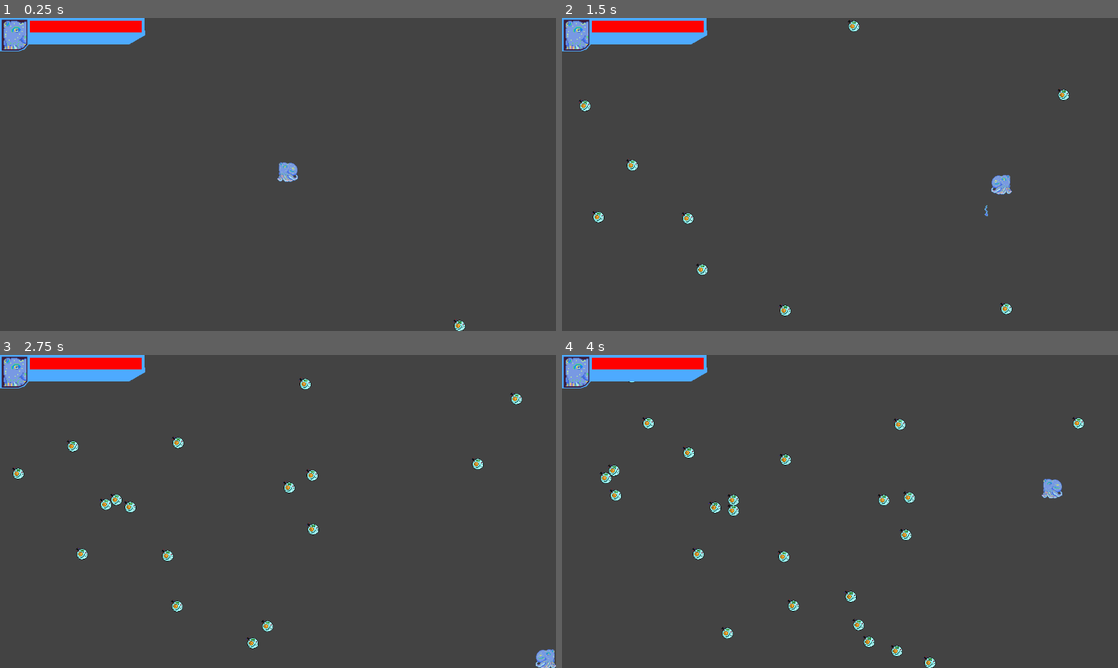
Above: before the commit, frames 1-4 (two rows, left to right).
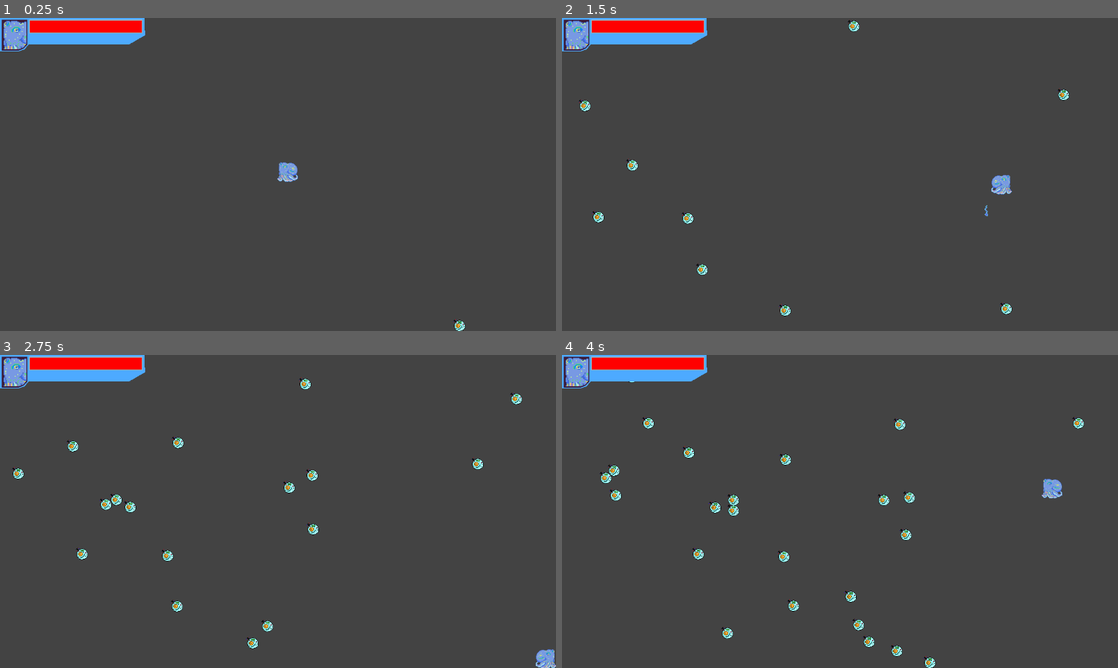
Above: after the commit, the same moments.

Repository: Igonorant/perfect-form
Game: Godot game, scene res://arenas/arena.tscn
Same seed, same stepped clock (60 frames per second), same inputs: the game is played once before the commit and once after it.
Inputs:
- Up to frame 1 (0.25 s): no input
- Up to frame 2 (1.5 s): hold Right (move_right) 0.53-1.28 s; tap E (atk_e) at 0.6 s; hold Down (move_down) from 1.28 s (still down); tap Q (atk_q) at 1.35 s
- Up to frame 3 (2.75 s): release Down (move_down) at 2.03 s; hold Right (move_right) from 2.03 s (still down); tap R (atk_r) at 2.1 s
- Up to frame 4 (4 s): release Right (move_right) at 2.78 s; hold Up (move_up) 2.78-3.53 s; tap W (atk_w) at 2.85 s; hold Left (move_left) from 3.53 s (still down); tap E (atk_e) at 3.6 s

The runs differ from the first frame. In frame 1, 0.2% of the frame differs, in the area x 5-26%, y 0-5%; in frame 2, 0.2%; in frame 3, 0.2%; in frame 4, 0.2%.

Commit message:
Add health bar to health component

Diff:
--- a/characters/player.tscn
+++ b/characters/player.tscn
@@ -29,6 +29,7 @@
 deceleration_time = 0.4
 
 [node name="HealthComponent" parent="." instance=ExtResource("4_x0jl3")]
+add_health_bar = false
 
 [node name="InvulnerabilityTimer" type="Timer" parent="."]
 wait_time = 0.5
--- a/components/health/health_component.gd
+++ b/components/health/health_component.gd
@@ -3,26 +3,50 @@
 extends Node
 
 @export var max_health: float = 100.0
+@export var add_health_bar: bool = true
 
-var m_current_health: float
+@onready var _current_health: float = max_health
+@onready var _health_bar: ProgressBar = %HealthBar
+@onready var _parent: Node = get_parent()
 
 signal health_depleted
 signal health_changed
 
 func _ready() -> void:
-    m_current_health = max_health
+    if add_health_bar:
+        _configure_health_bar()
+    else:
+        _health_bar.queue_free()
+
+func _configure_health_bar() -> void:
+    _health_bar.min_value = 0.0
+    _health_bar.max_value = max_health
+    _health_bar.value = _current_health
+
+    _health_bar.set_size(Vector2(48, 8))
+    _health_bar.set_position(_get_health_bar_position())
+
+func _physics_process(_delta: float) -> void:
+    if _health_bar:
+        _health_bar.set_position(_get_health_bar_position())
+
+func _get_health_bar_position() -> Vector2:
+    return _parent.get_global_position() + Vector2(-24, -48)
 
 func deal_damage(damage: float) -> void:
-    m_current_health -= damage
+    _current_health -= damage
+    if (_health_bar): _health_bar.value = _current_health
     health_changed.emit()
-    if (m_current_health <= 0.0):
-        m_current_health = 0.0
+    if (_current_health <= 0.0):
+        _current_health = 0.0
+        if (_health_bar): _health_bar.queue_free()
         health_depleted.emit()
 
 func heal(amount: float) -> void:
-    if (m_current_health < max_health):
-        m_current_health = min(max_health, m_current_health + amount)
+    if (_current_health < max_health):
+        _current_health = min(max_health, _current_health + amount)
+        if (_health_bar): _health_bar.value = _current_health
         health_changed.emit()
 
 func get_percentage_health() -> float:
-    return m_current_health / max_health
+    return _current_health / max_health
--- a/components/health/health_component.tscn
+++ b/components/health/health_component.tscn
@@ -1,6 +1,38 @@
-[gd_scene load_steps=2 format=3 uid="uid://b6o5k202plrx7"]
+[gd_scene load_steps=4 format=3 uid="uid://b6o5k202plrx7"]
 
 [ext_resource type="Script" uid="uid://pgw48gflwn44" path="res://components/health/health_component.gd" id="1_t2tvt"]
 
+[sub_resource type="StyleBoxFlat" id="StyleBoxFlat_npdka"]
+bg_color = Color(0, 0, 0, 1)
+border_width_left = 1
+border_width_top = 1
+border_width_right = 1
+border_width_bottom = 1
+border_blend = true
+expand_margin_left = 1.0
+expand_margin_top = 1.0
+expand_margin_right = 1.0
+expand_margin_bottom = 1.0
+
+[sub_resource type="StyleBoxFlat" id="StyleBoxFlat_02umq"]
+bg_color = Color(1, 0, 0, 1)
+
 [node name="HealthComponent" type="Node"]
 script = ExtResource("1_t2tvt")
+
+[node name="HealthBar" type="ProgressBar" parent="."]
+unique_name_in_owner = true
+anchors_preset = 8
+anchor_left = 0.5
+anchor_top = 0.5
+anchor_right = 0.5
+anchor_bottom = 0.5
+offset_left = -24.0
+offset_top = -2.0
+offset_right = 24.0
+offset_bottom = 2.0
+grow_horizontal = 2
+grow_vertical = 2
+theme_override_styles/background = SubResource("StyleBoxFlat_npdka")
+theme_override_styles/fill = SubResource("StyleBoxFlat_02umq")
+show_percentage = false
--- a/hud/player_hud.tscn
+++ b/hud/player_hud.tscn
@@ -5,6 +5,15 @@
 
 [sub_resource type="StyleBoxFlat" id="StyleBoxFlat_girky"]
 bg_color = Color(0, 0, 0, 1)
+border_width_left = 5
+border_width_top = 5
+border_width_right = 5
+border_width_bottom = 5
+border_blend = true
+expand_margin_left = 2.0
+expand_margin_top = 2.0
+expand_margin_right = 2.0
+expand_margin_bottom = 2.0
 
 [sub_resource type="StyleBoxFlat" id="StyleBoxFlat_yirs3"]
 bg_color = Color(1, 0, 0, 1)
